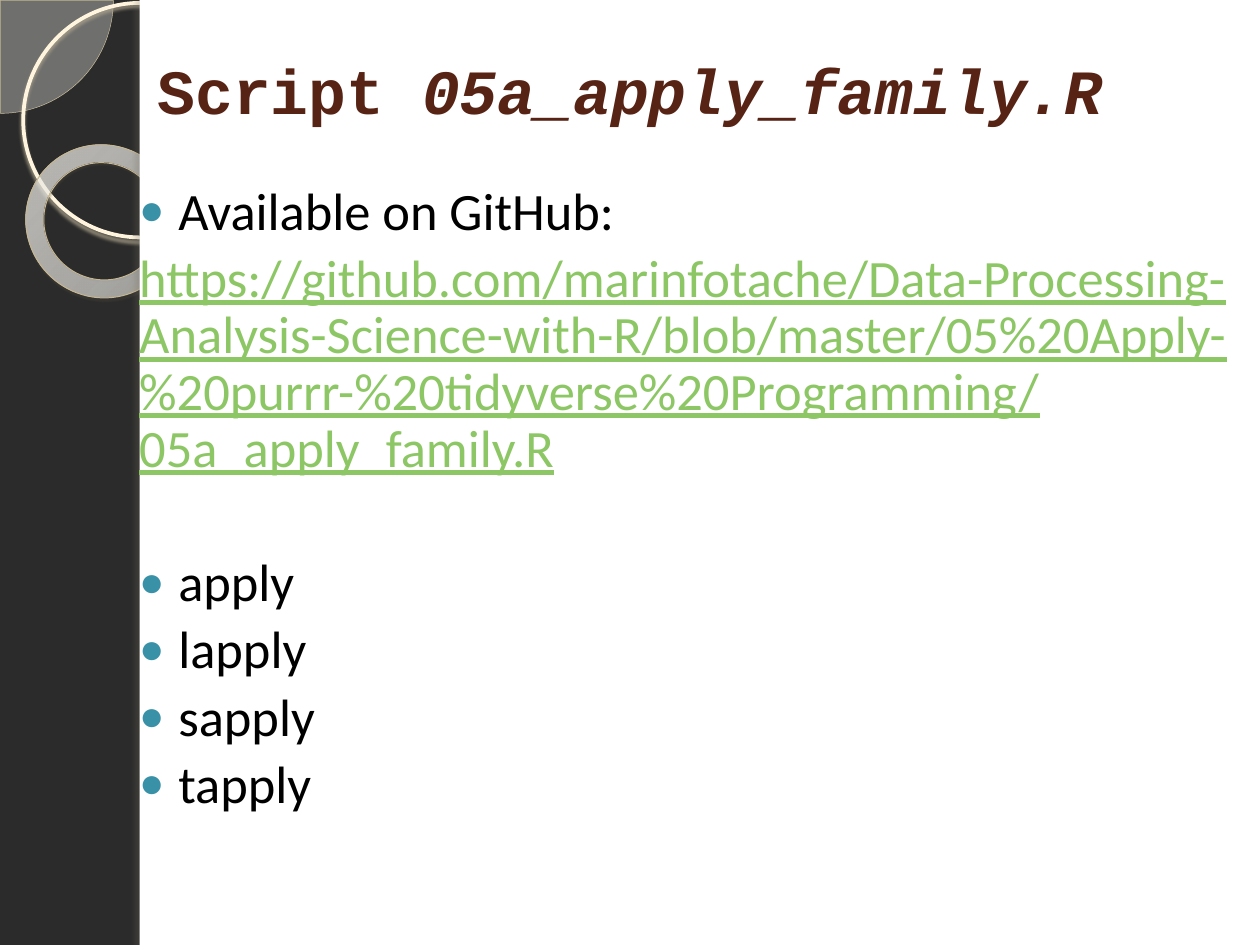
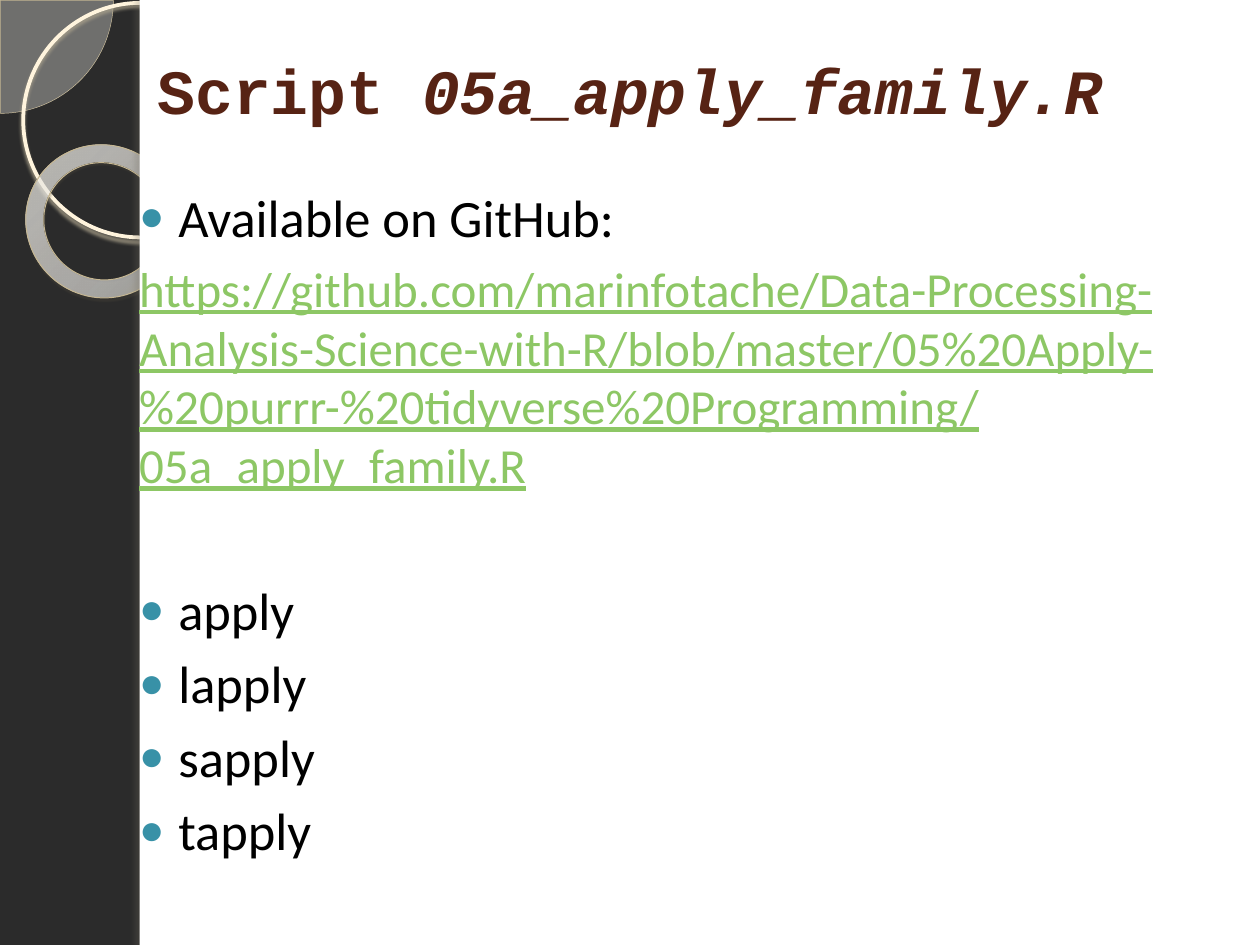
Before and after one commit to marinfotache/Data-Processing-Analysis-Science-with-R, a slide deck: slide 7 of 05 Apply- purrr- tidyverse Programming/05_apply__purrr__tidyverse_programming.pptx. Drawn at 1260x945 pixels with LibreOffice and Linux fonts; fonts in the diff are those of the drawing; background and template pictures are left out; a plain dark background stands for a picture behind light text. Boxes give left, top, right and bottom in pixels: in the first picture for what was removed or moved away, otherwise in the second. Text is boxed around its words. In the diff, an @@ line names an element or a change of style, - is before the commit and + after.

```diff
--- a/05 Apply- purrr- tidyverse Programming/05_apply__purrr__tidyverse_programming.pptx
+++ b/05 Apply- purrr- tidyverse Programming/05_apply__purrr__tidyverse_programming.pptx
@@ text "Available on GitHub:" at (139, 200, 1153, 859): size 30 to 28 pt in "https://github.com/marinfotache/Data-Processing-Analysis-Sci ..."; line spacing 0.9 to 1 @@
```
Also in this commit, not shown: 1 other slide changed, 3 other files.
